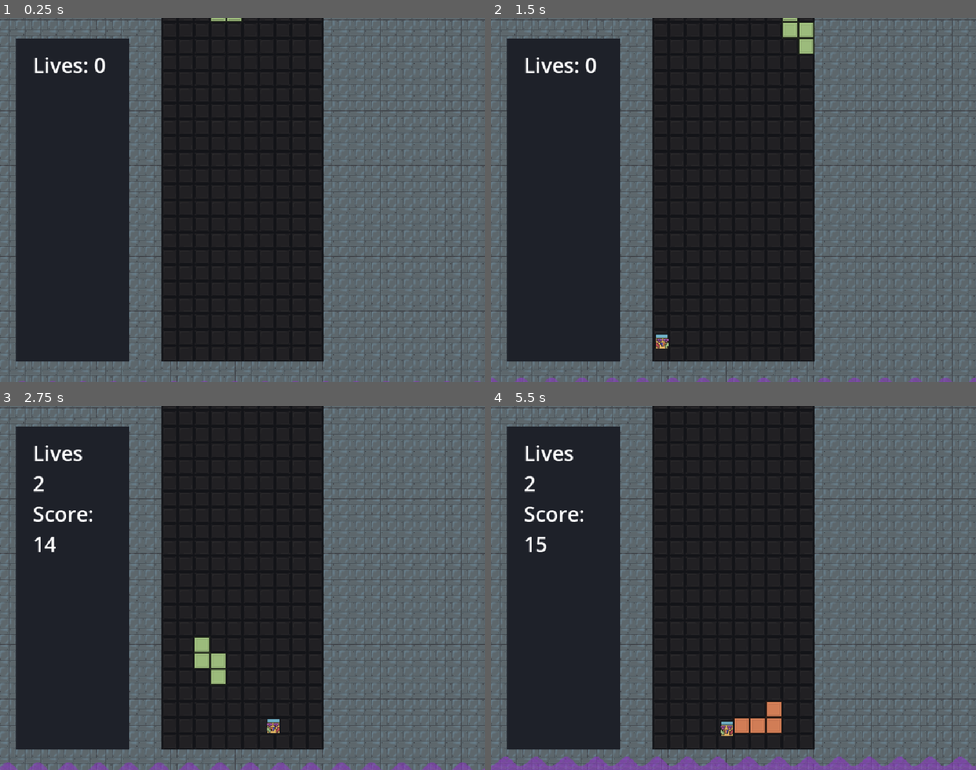
Above: before the commit, frames 1-4 (two rows, left to right).
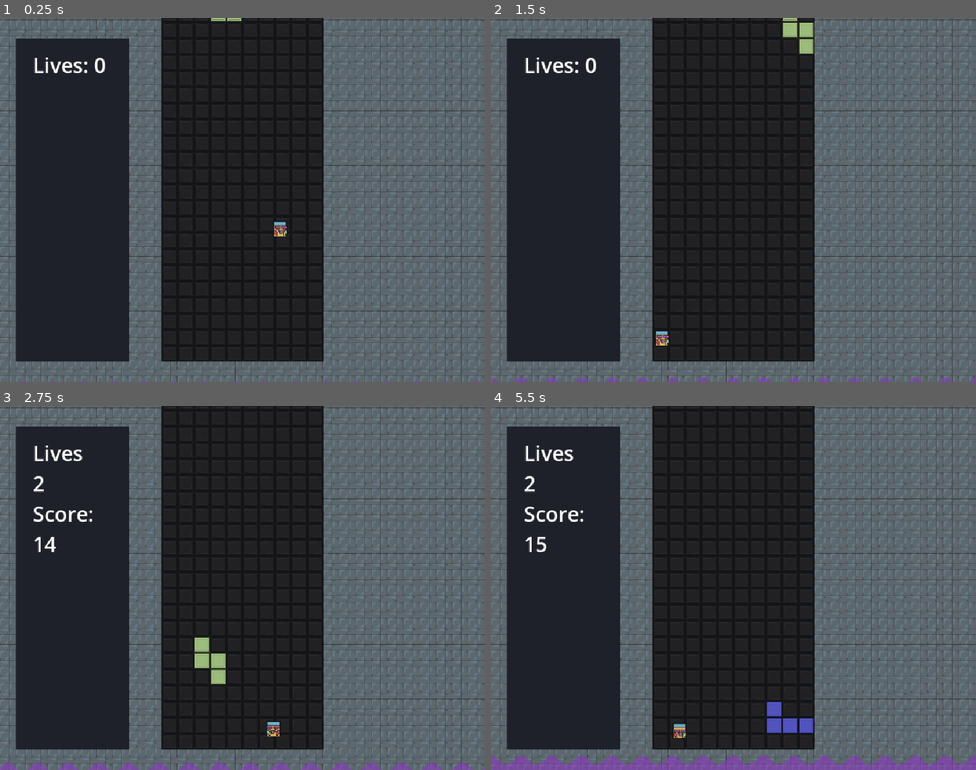
Above: after the commit, the same moments.

Repository: Lochi-dot-JPEG/twistris
Game: Godot game, scene res://locations/main.tscn
The game is run twice, just before and just after one commit, with the same random seed, the same clock (stepped at 60 frames per second) and the same inputs.
Inputs:
- Up to frame 1 (0.25 s): no input
- Up to frame 2 (1.5 s): hold Z (switch) 0.53-1.28 s; hold D (right) from 0.53 s (still down); tap I (jump) at 0.77 s; tap W (rotate) at 1.35 s
- Up to frame 3 (2.75 s): tap I (jump) at 1.52 s; tap Z (switch) at 1.55, 2.3 s; release D (right) at 2.03 s; hold A (left) from 2.03 s (still down); hold S (softdrop) from 2.03 s (still down)
- Up to frame 4 (5.5 s): release S (softdrop) at 2.78 s; tap Z (switch) at 2.85, 3.8, 4.55, 5.3 s; tap I (jump) at 3.02, 3.77, 4.52 s; hold 1 3.53-4.28 s; release A (left) at 4.28 s; hold D (right) from 4.28 s (still down); tap 2 at 4.35 s; hold 3 from 5.03 s (still down)

The runs differ from the first frame. In frame 1, less than 0.1% of the frame differs, in the area x 56-60%, y 56-60%; in frame 2, 0.1%; in frame 3, 0.1%; in frame 4, 2.7%, in the area x 0-100%, y 81-99%.

Commit message:
feat: turn creature into a bug to crush

Diff:
--- a/entities/kid/kid.gd
+++ b/entities/kid/kid.gd
@@ -22,6 +22,7 @@
 
 signal crushed
 var direction = 1
+var is_crushed = false
 
 func _ready() -> void:
 	crush_area.body_entered.connect(_crush)
@@ -32,11 +33,13 @@
 		print(str(body) + " crushed me")
 		sprite.play("death")
 		await get_tree().create_timer(0.05).timeout
-		if body in crush_area.get_overlapping_bodies() or body in crush_area.get_overlapping_areas():
-			get_parent().process_mode = Node.PROCESS_MODE_DISABLED
-			await get_tree().create_timer(2).timeout
-			get_parent().process_mode = Node.PROCESS_MODE_INHERIT
+		if not is_crushed and self and ( body in crush_area.get_overlapping_bodies() or body in crush_area.get_overlapping_areas()):
+			is_crushed = true
 			crushed.emit()
+			queue_free()
+			#get_parent().process_mode = Node.PROCESS_MODE_DISABLED
+			#await get_tree().create_timer(2).timeout
+			#get_parent().process_mode = Node.PROCESS_MODE_INHERIT
 
 
 func _physics_process(delta: float) -> void:
--- a/locations/board/board.gd
+++ b/locations/board/board.gd
@@ -5,7 +5,6 @@
 const BOTTOM_LEFT_TILE = Vector2(-150,300)
 const PLAYER_SPAWN = Vector2(0, -580)
 
-@export var player : CharacterBody2D
 @onready var liquid : Node2D = $Liquid
 
 var tetromino : Node2D
@@ -20,11 +19,11 @@
 		update_ui.emit()
 		liquid.height = 0
 
-var player_invulnerable = false
 
 var block_bag = []
 
 @onready var tetromino_node = load("res://entities/tetromino/tetromino.tscn")
+@onready var kid_node = load("res://entities/kid/kid.tscn")
 
 signal update_ui
 
@@ -33,22 +32,16 @@
 	tetromino = tetromino_node.instantiate()
 	add_child(tetromino)
 	_start_game()
-	player.crushed.connect(_player_crushed)
 	tetromino.soft_drop.connect(_add_score.bind(1))
 
 func _add_score(change : int):
 	score += change
 	update_ui.emit()
 
-func _player_crushed() -> void:
-	if not player_invulnerable:
-		player_invulnerable = true
-		player.position = PLAYER_SPAWN
-		lives -= 1
+func _bug_crushed() -> void:
+	score += 400
 
 
-func _physics_process(_delta: float) -> void:
-	player_invulnerable = false
 
 
 func _fail() -> void:
@@ -69,9 +62,6 @@
 	tetromino.start_time = Time.get_ticks_msec()
 	tetromino.grounded.connect(_lock_tetromino)
 	tetromino._load_block(_get_next_block())
-	#player.active = false
-	player.position = PLAYER_SPAWN
-	#tetromino.active = true
 	for i in temporary_nodes:
 		if i:
 			i.queue_free()
@@ -106,9 +96,16 @@
 
 	match cleared_lines:
 		1:
+			var new_kid = kid_node.instantiate()
+			add_child(new_kid)
+			new_kid.position = PLAYER_SPAWN
 			score += 400
 			update_ui.emit()
+			new_kid.crushed.connect(_bug_crushed)
 		2:
+			var new_kid = kid_node.instantiate()
+			add_child(new_kid)
+			new_kid.position = PLAYER_SPAWN
 			score += 1200
 			update_ui.emit()
 		3:
@@ -136,23 +133,10 @@
 		last_copy = copy
 	tetromino.position = Vector2(-16, -368)
 	tetromino._load_block(_get_next_block())
-	player.velocity.y = -100
 
 	if not last_copy.is_node_ready():
 		await last_copy.ready
 	await get_tree().physics_frame
 	await get_tree().physics_frame
 	await get_tree().physics_frame
-
 	_check_lines()
-
-
-
-#func _input(event: InputEvent) -> void:
-#	if event.is_action_pressed("switch"):
-#		if player.active:
-#			player.active = false
-#			tetromino.active = true
-#		else:
-#			player.active = true
-#			tetromino.active = false
